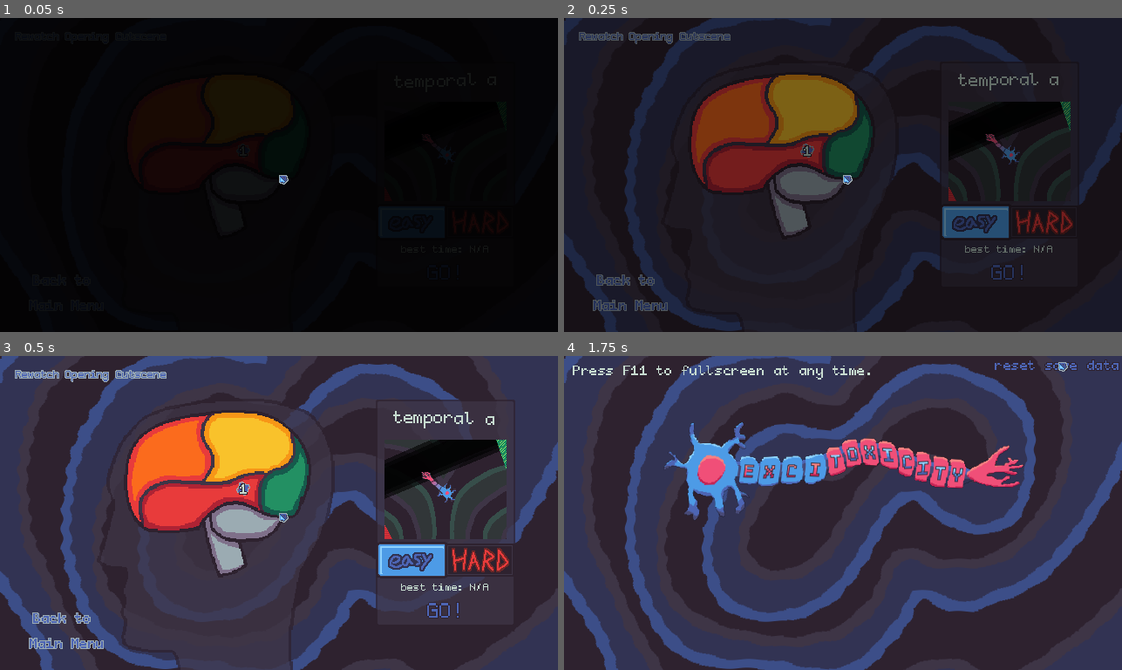
Above: before the commit, frames 1-4 (two rows, left to right).
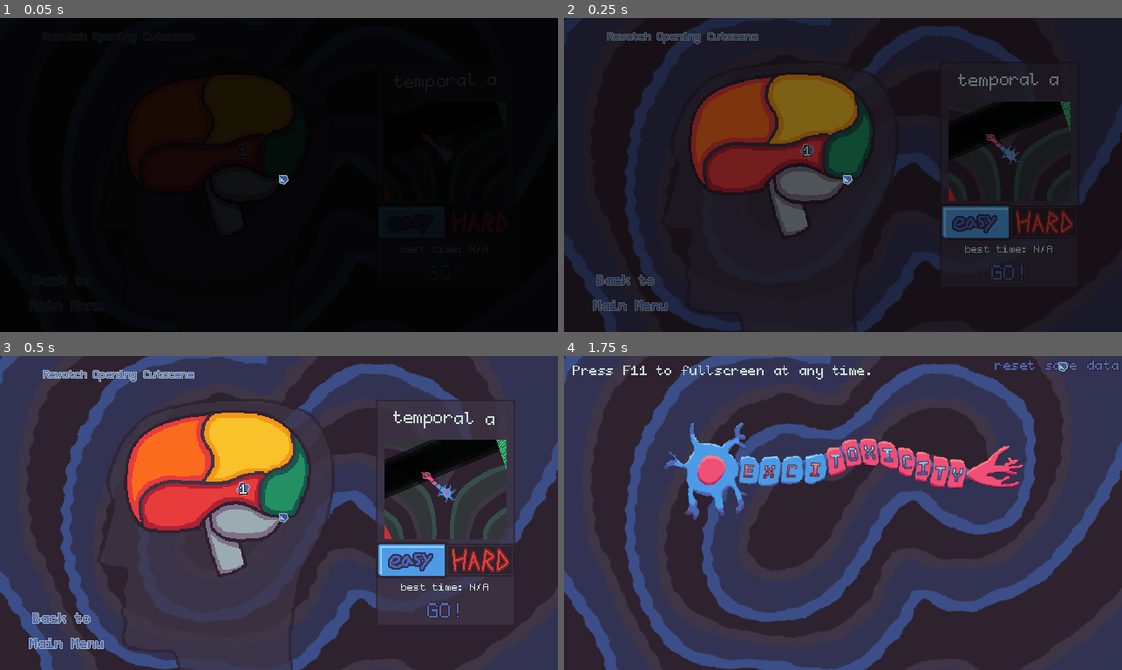
Above: after the commit, the same moments.

Repository: bnhrl/MomentumIsEverythingCountDown
Game: Godot game, scene res://UI/LevelSelect/level_select.tscn
The game is run twice, just before and just after one commit, with the same random seed, the same clock (stepped at 60 frames per second) and the same inputs. This scene is started directly instead of the project's main scene. Sound files missing from this copy of the repository are replaced by a short silence.
Inputs (mouse positions are in pixels of both pictures, inside the frame that each line leads up to):
- Up to frame 1 (0.05 s): no input
- Up to frame 2 (0.25 s): no input
- Up to frame 3 (0.5 s): no input
- Up to frame 4 (1.75 s): move the mouse to (630, 629) at 0.52 s; hold D (right) 0.53-1.28 s; click (630, 629) at 0.6 s; tap F at 1.25 s; move the mouse to (1060, 362) at 1.27 s; hold S (down) from 1.28 s (still down); tap Space (reserve_ion) at 1.35 s

The runs differ from the first frame. In frame 2, 0.6% of the frame differs, in the area x 2-35%, y 4-9%; in frame 3, 0.6%; in frame 4, nothing differs.

Commit message:
oops didnt position buttons correctly

Diff:
--- a/UI/LevelSelect/level_select.tscn
+++ b/UI/LevelSelect/level_select.tscn
@@ -92,9 +92,9 @@
 
 [node name="BtnRewatchOpening" parent="." unique_id=1258262224 instance=ExtResource("2_eeebr")]
 layout_mode = 0
-offset_left = 15.0
+offset_left = 47.0
 offset_top = 8.0
-offset_right = 195.0
+offset_right = 227.0
 offset_bottom = 32.0
 theme_override_colors/font_outline_color = Color(0.60784316, 0.67058825, 0.69803923, 1)
 theme_override_font_sizes/normal_font_size = 12
@@ -102,9 +102,9 @@
 
 [node name="BtnRewatchEnding" parent="." unique_id=798336002 instance=ExtResource("2_eeebr")]
 layout_mode = 0
-offset_left = 447.0
+offset_left = 423.0
 offset_top = 8.0
-offset_right = 627.0
+offset_right = 603.0
 offset_bottom = 32.0
 theme_override_colors/font_outline_color = Color(0.60784316, 0.67058825, 0.69803923, 1)
 theme_override_font_sizes/normal_font_size = 12
